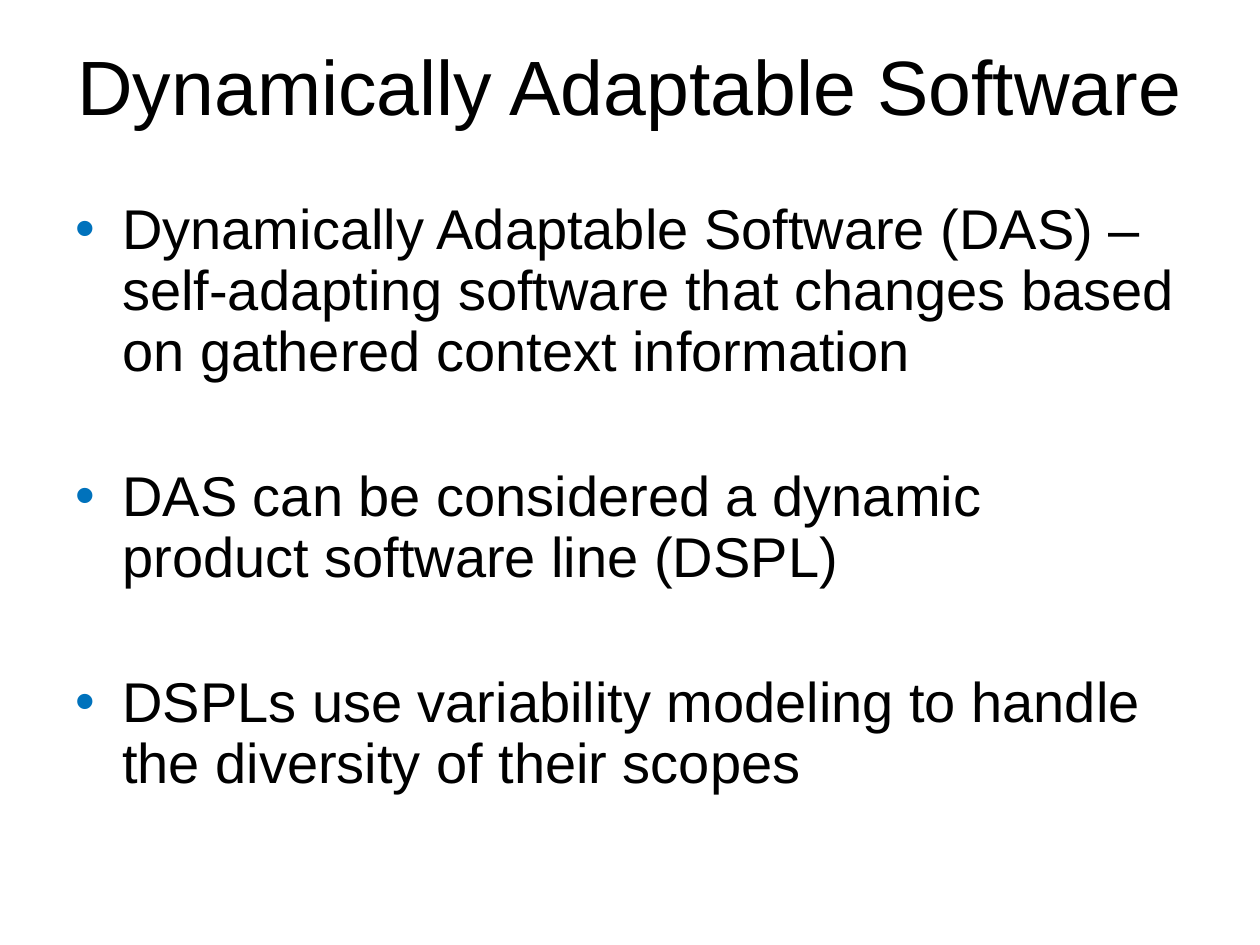
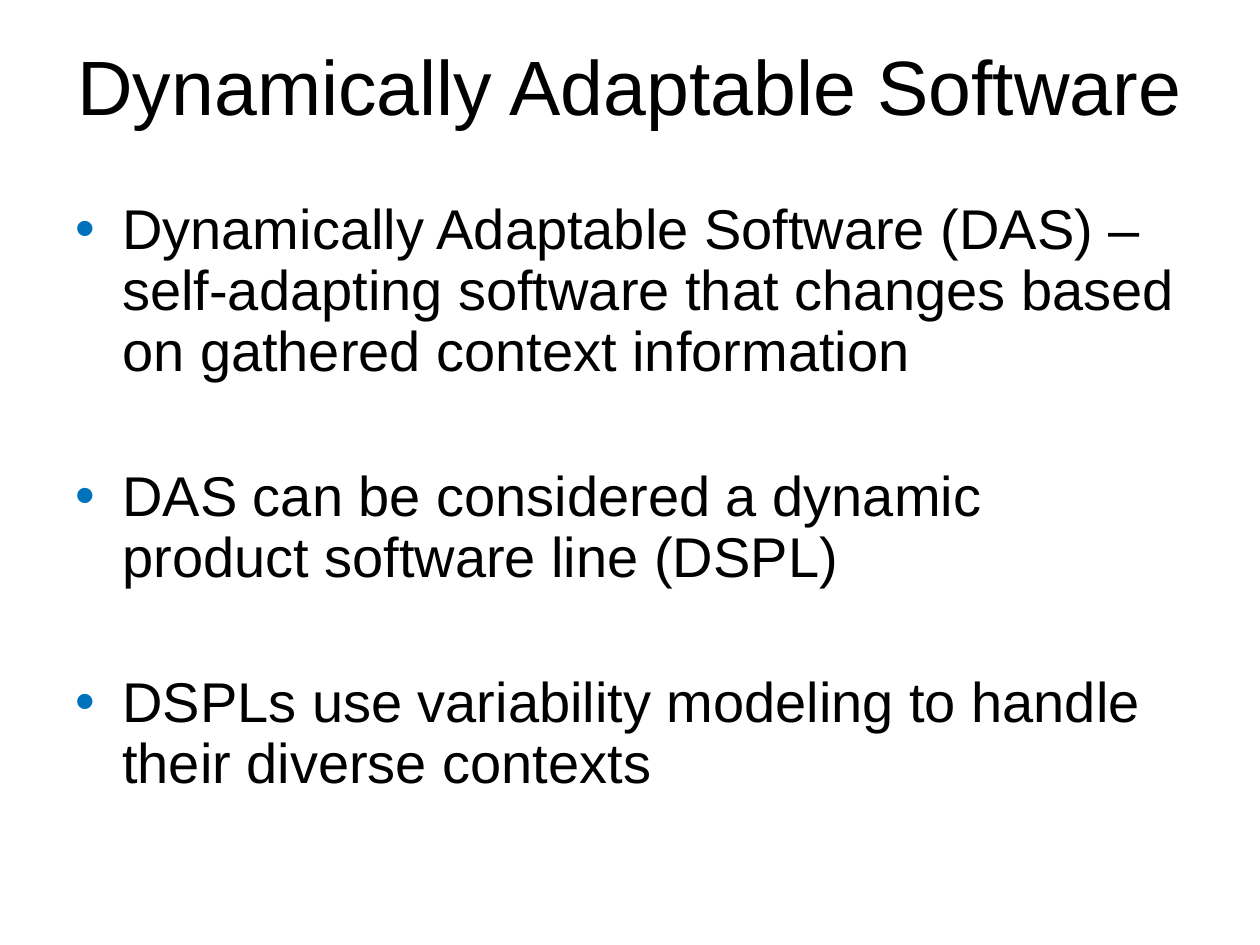
Before and after one commit to Ruthvicp/CS5551_Team_11_Project, a slide deck: slide 2 of Documentation/DAS.ppt. Drawn at 1260x945 pixels with LibreOffice and Linux fonts; fonts in the diff are those of the drawing; background and template pictures are left out. Boxes give left, top, right and bottom in pixels: in the first picture for what was removed or moved away, otherwise in the second. Text is boxed around its words. In the diff, an @@ line names an element or a change of style, - is before the commit and + after.

Commit message:
small changes

```diff
--- a/Documentation/DAS.ppt
+++ b/Documentation/DAS.ppt
@@ text at [122, 681, 1140, 784]: text changed @@
-• DSPLs use variability modeling to handle the diversity of their scopes
+• DSPLs use variability modeling to handle their diverse contexts
```
Also in this commit, not shown: 1 other slide changed.
